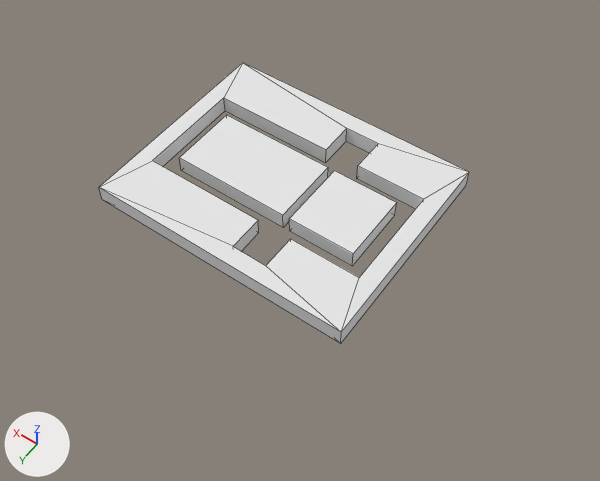
The OBJ model turtlebot3_gazebo/models/turtlebot3_maze2/meshes/maze2.obj as it was, and as the next commit left it.
Both versions are drawn from a camera (50 mm lens) standing at (-8.0, 11.61, 16.52) and looking at (-0.3, 0.83, -0.41). Every picture has the same lights, and +X, +Y and +Z are marked at lower left. Mesh edges are drawn as thin lines. Where no turn or scale is listed for an object, it has been applied to the vertices. Vertices at the same position are counted once.

The first picture shows 'Wall.001_Plane.004'.
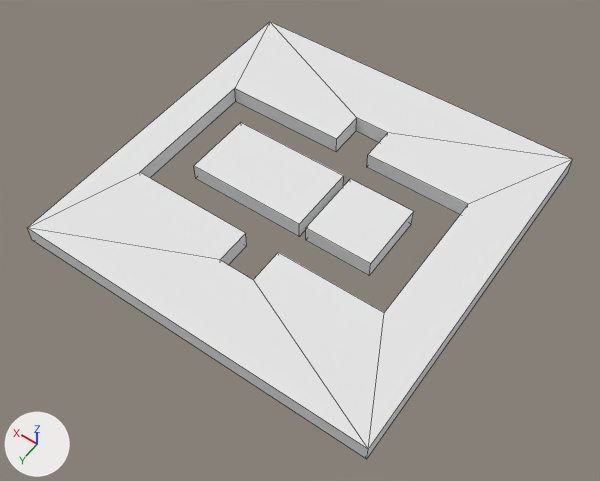
Pixel boxes (x1, y1, x2, y2) of what changed, in the pictures (600 x 481 px; the box of a moved part takes in the faces that stretch with it):
```json
{"object": "Wall.001_Plane.004", "change": "reshaped", "before": [99, 63, 469, 344], "after": [27, 22, 573, 459], "on screen": "47% wider, 55% taller"}
{"part": 1, "of": "me_wall_001_plane_004", "change": "moved or reshaped", "before": [289, 171, 396, 266], "after": [306, 179, 414, 276]}
{"part": 2, "of": "me_wall_001_plane_004", "change": "moved or reshaped", "before": [179, 115, 328, 227], "after": [194, 123, 344, 236]}
{"part": 3, "of": "me_wall_001_plane_004", "change": "moved or reshaped", "before": [99, 63, 469, 344], "after": [27, 22, 573, 459]}
```

The change, as JSON lines over the scene's bpy script:
```json
{"block": "me_wall_001_plane_004", "where": "# used by ob_wall_001_plane_004; location = (0.0, 0.0, 0.0)"}
{"op": "remove", "block": "me_wall_001_plane_004", "code": "me_wall_001_plane_004.from_pydata(...)  # 48 vertices, 38 faces; spans x -3.0..4.5, y -3.0..3.0, z 0.0..0.5"}
{"op": "add", "block": "me_wall_001_plane_004", "code": "me_wall_001_plane_004.from_pydata(...)  # 48 vertices, 38 faces; spans x -5.0..5.0, y -5.0..5.0, z 0.0..0.5"}
{"block": "me_wall_001_plane_004", "change": "me_wall_001_plane_004 part 1: the loose piece of 8 vertices spanning x -2.0..-0.1, y -1.0..1.0, z 0.0..0.5 is moved by (-0.5, 0.0, 0.0)"}
{"block": "me_wall_001_plane_004", "change": "me_wall_001_plane_004 part 2: the loose piece of 8 vertices spanning x 0.1..3.5, y -1.0..1.0, z 0.0..0.5 is moved by (-0.5, 0.0, 0.0)"}
{"block": "me_wall_001_plane_004", "change": "me_wall_001_plane_004 part 3: 32 of 48 vertices moved; they spanned x -3.0..4.5, y -3.0..3.0, z 0.0..0.5 and now span x -5.0..5.0, y -5.0..5.0, z 0.0..0.5; mean shift (-0.31, 0.0, 0.0); largest move (-3.0, 3.0, 0.0) -> (-5.0, 5.0, 0.0)"}
```
